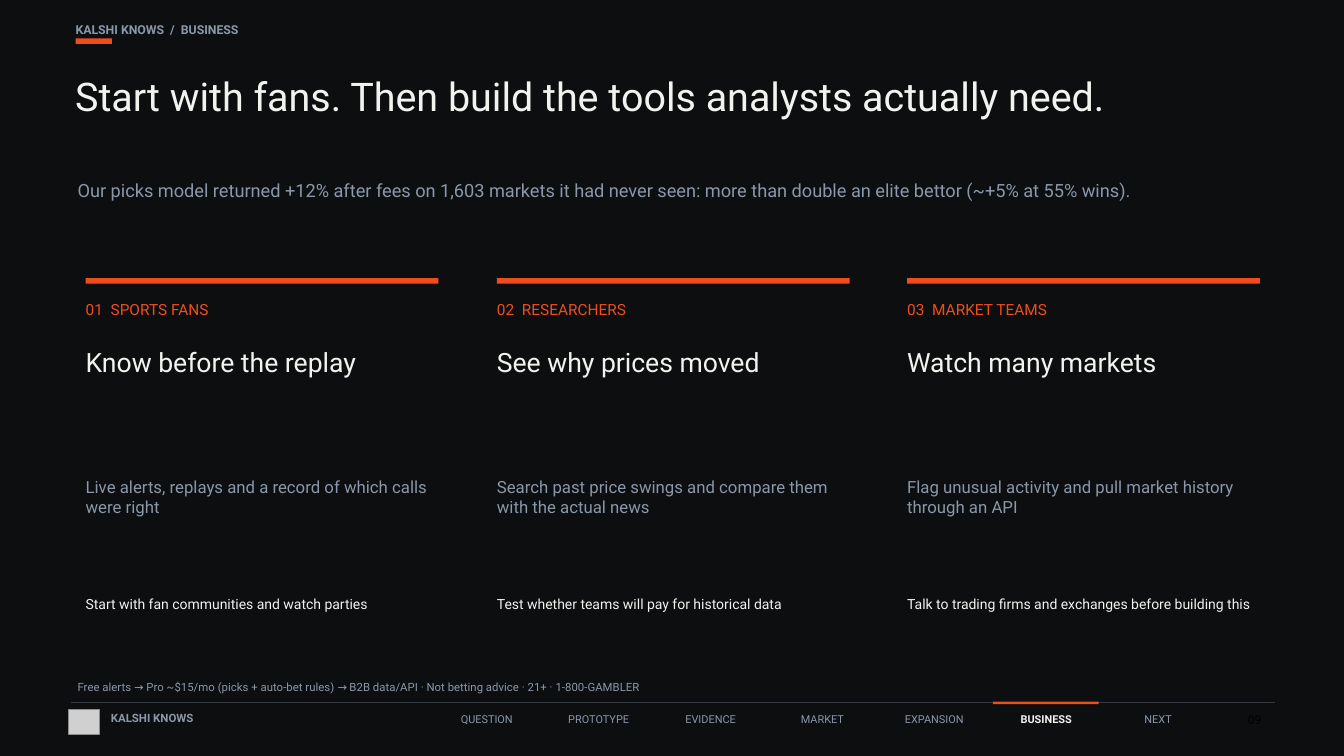
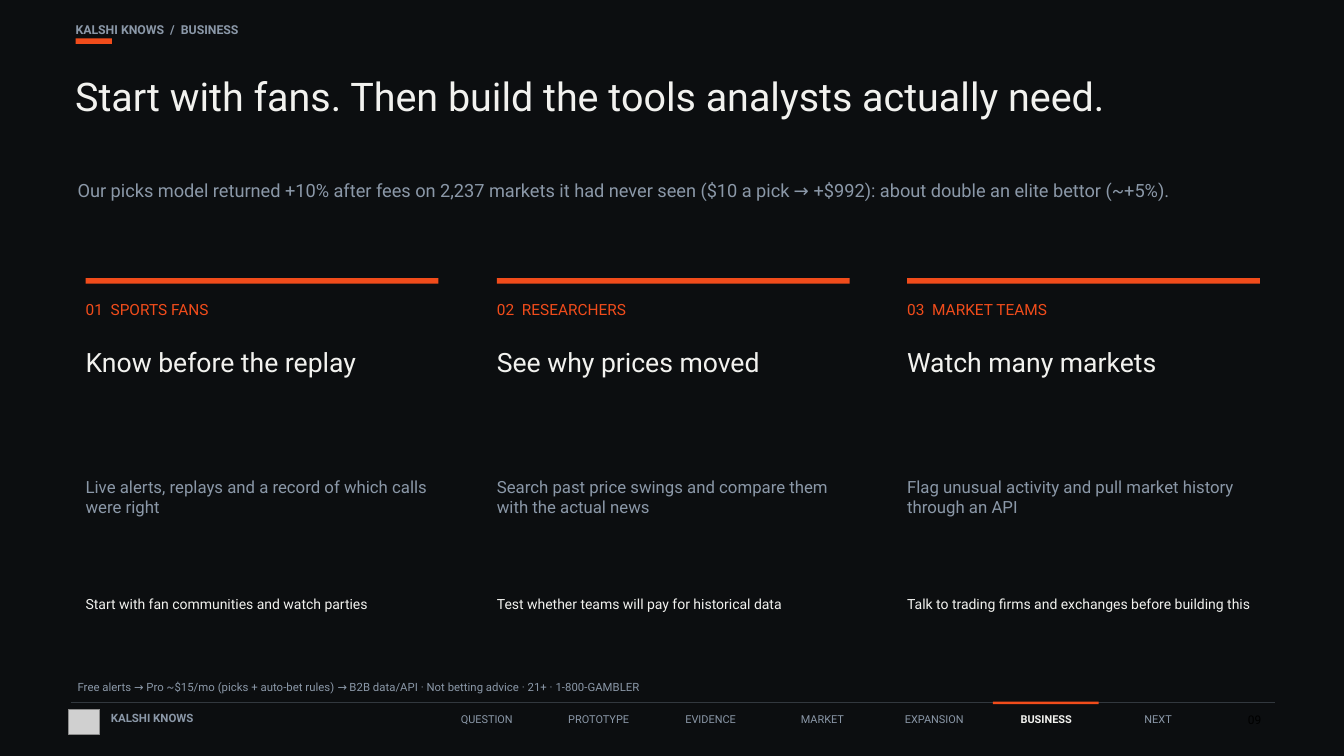
Before and after one commit to faisal-nabulsi/kalshi-knows, a slide deck: slide 9 of slides/Kalshi_Knows_FINAL.pptx. Drawn at 1344x756 pixels with LibreOffice and Linux fonts; fonts in the diff are those of the drawing; grey boxes stand for pictures. Boxes give left, top, right and bottom in pixels: in the first picture for what was removed or moved away, otherwise in the second. Text is boxed around its words. In the diff, an @@ line names an element or a change of style, - is before the commit and + after.

Commit message:
Picks portfolio on site (+$992 on 2,237 unseen picks, +9.7%); slide 9 aligned to +10%

```diff
--- a/slides/Kalshi_Knows_FINAL.pptx
+++ b/slides/Kalshi_Knows_FINAL.pptx
@@ text at [78,182,1169,201]: text changed @@
-Our picks model returned +12% after fees on 1,603 markets it had never seen: more than double an elite bettor (~+5% at 55% wins).
+Our picks model returned +10% after fees on 2,237 markets it had never seen ($10 a pick → +$992): about double an elite bettor (~+5%).
```
Also in this commit, not shown: 3 other files.
